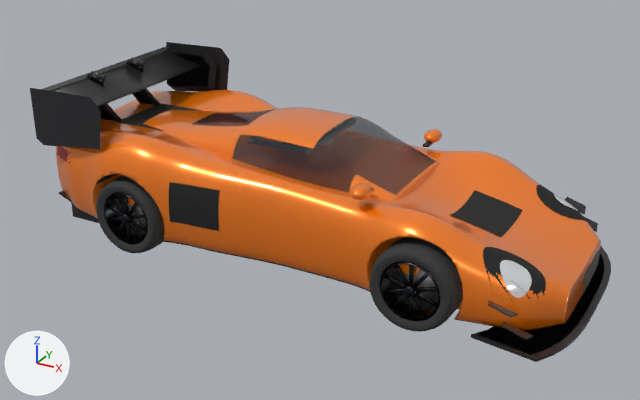
An edit to the Blender file modules/graphics/cars_blend/mclaren_720s_gt3.blend, drawn before and after from the same camera.
Both versions are drawn from a 50 mm lens placed at (3.73, -6.31, 3.59), pointed at (0.32, -0.11, 0.49). Every picture has the same lights, and +X, +Y and +Z are marked at lower left. The older version comes first.

In view in the first picture: 'body', 'bumper_front', 'bumper_rear', 'cabin', 'canards', 'splitter', 'splitter_up', 'wheel_fr_spin', 'wheel_rr_spin', 'wing_rear', 'wing_rear_up2', 'wing_rear_up3' and 5 more.
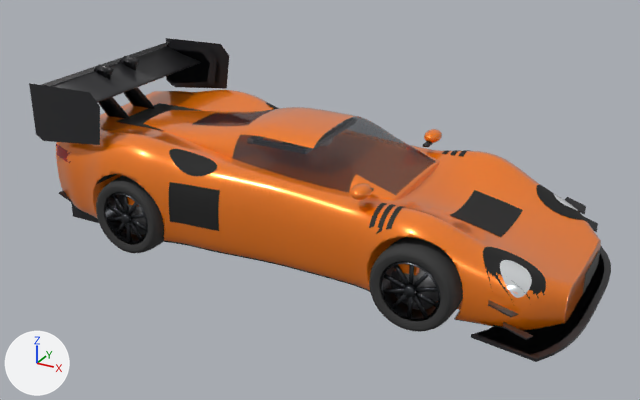
Where the change shows, as pixel boxes (x1, y1, x2, y2) in the pictures (640 x 400 px; the box of a moved part takes in the faces that stretch with it):
'wing_rear_up3', reshaped
    before: (30, 42, 229, 149)
    after: (29, 38, 229, 145)
'wing_rear_up2', reshaped
    before: (92, 48, 217, 121)
    after: (97, 44, 217, 118)
'wing_rear', reshaped (mostly hidden)
    before: (99, 53, 209, 120)
    after: (98, 49, 210, 118)
part 1 of me_body_004, added (black)
    after: (169, 149, 217, 176)
part 2 of me_body_004, added
    after: (386, 206, 404, 229)
part 3 of me_body_004, added
    after: (376, 204, 396, 234)
part 4 of me_body_004, added
    after: (369, 203, 387, 228)
part 5 of me_wing_rear, moved or reshaped
    before: (167, 53, 209, 87)
    after: (167, 49, 210, 83)
part 6 of me_wing_rear, moved or reshaped
    before: (99, 107, 113, 120)
    after: (98, 77, 121, 118)
part 7 of me_wing_rear, moved or reshaped (mostly hidden)
    before: (133, 71, 152, 104)
    after: (124, 69, 147, 108)
part 8 of me_wing_rear_up2, moved or reshaped
    before: (167, 48, 215, 89)
    after: (166, 44, 211, 86)
part 9 of me_wing_rear_up2, moved or reshaped
    before: (92, 78, 118, 121)
    after: (97, 70, 125, 118)
part 10 of me_wing_rear_up2, moved or reshaped
    before: (129, 63, 156, 105)
    after: (123, 61, 150, 108)
part 11 of me_wing_rear_up3, added
    after: (41, 42, 169, 86)
part 12 of me_wing_rear_up3, moved or reshaped
    before: (30, 88, 101, 149)
    after: (29, 83, 100, 145)
part 13 of me_wing_rear_up3, moved or reshaped
    before: (166, 42, 229, 92)
    after: (166, 38, 229, 89)
part 14 of me_wing_rear_up3, moved or reshaped
    before: (87, 71, 123, 122)
    after: (94, 64, 131, 119)
part 15 of me_wing_rear_up3, moved or reshaped
    before: (127, 57, 161, 105)
    after: (120, 56, 155, 109)
part 16 of me_wing_rear_up3, moved or reshaped
    before: (42, 46, 201, 107)
    after: (51, 46, 201, 103)

Edits to the bpy script that builds the scene:
```text
Change me_body_004:
    remove me_body_004.from_pydata(...)  # 11247 vertices, 10724 faces; spans x -1.7..2.04, y -1.0..1.0, z 0.08..1.04
    add me_body_004.from_pydata(...)  # 12577 vertices, 11840 faces; spans x -1.7..2.04, y -1.0..1.0, z 0.08..1.04
    me_body_004 part 1: a new loose piece of 171 vertices spanning x -0.76..-0.3, y -0.86..-0.67, z 0.82..0.97, in mat_intake (black #161616)
    me_body_004 part 2: a new loose piece of 171 vertices spanning x 1.29..1.34, y -0.88..-0.61, z 0.75..0.86, in mat_vent (black #191919)
    me_body_004 part 3: a new loose piece of 171 vertices spanning x 1.22..1.26, y -0.88..-0.61, z 0.69..0.85, in mat_vent (black #191919)
    me_body_004 part 4: a new loose piece of 152 vertices spanning x 1.14..1.18, y -0.84..-0.61, z 0.71..0.84, in mat_vent (black #191919)
    other edits to the shape of me_body_004 do not show in these pictures
Change me_wing_rear:
    remove me_wing_rear.from_pydata(...)  # 104 vertices, 53 faces; spans x -2.11..-1.53, y -0.92..0.92, z 0.9..1.29
    add me_wing_rear.from_pydata(...)  # 104 vertices, 53 faces; spans x -2.11..-1.53, y -0.92..0.92, z 0.89..1.33
    me_wing_rear part 5: the loose piece of 6 vertices spanning x -2.11..-1.53, y 0.92, z 0.9..1.29 is moved by (0.0, 0.0, 0.04)
    me_wing_rear part 6: the loose piece of 16 vertices spanning x -2.11..-1.75, y -0.29..-0.28, z 0.9..1.27 is scaled about its middle by (1, 1, 1.12), then moved by (0.0, 0.1, 0.02)
    me_wing_rear part 7: the loose piece of 16 vertices spanning x -2.11..-1.75, y 0.28..0.29, z 0.9..1.27 is scaled about its middle by (1, 1, 1.12), then moved by (0.0, -0.1, 0.02)
    other edits to the shape of me_wing_rear do not show in these pictures
Change me_wing_rear_up2:
    remove me_wing_rear_up2.from_pydata(...)  # 104 vertices, 53 faces; spans x -2.11..-1.45, y -0.92..0.92, z 0.88..1.34
    add me_wing_rear_up2.from_pydata(...)  # 104 vertices, 53 faces; spans x -2.11..-1.45, y -0.92..0.92, z 0.9..1.38
    me_wing_rear_up2 part 8: the loose piece of 6 vertices spanning x -2.11..-1.45, y 0.92, z 0.88..1.34 is moved by (0.0, 0.0, 0.04)
    me_wing_rear_up2 part 9: the loose piece of 16 vertices spanning x -2.11..-1.7, y -0.29..-0.28, z 0.9..1.32 is scaled about its middle by (1, 1, 1.11), then moved by (0.0, 0.1, 0.02)
    me_wing_rear_up2 part 10: the loose piece of 16 vertices spanning x -2.11..-1.7, y 0.28..0.29, z 0.9..1.32 is scaled about its middle by (1, 1, 1.11), then moved by (0.0, -0.1, 0.02)
    other edits to the shape of me_wing_rear_up2 do not show in these pictures
Change me_wing_rear_up3:
    remove me_wing_rear_up3.from_pydata(...)  # 104 vertices, 53 faces; spans x -2.11..-1.32, y -0.96..0.96, z 0.85..1.39
    add me_wing_rear_up3.from_pydata(...)  # 104 vertices, 53 faces; spans x -2.11..-1.32, y -0.96..0.96, z 0.89..1.43
    me_wing_rear_up3 part 11: the loose piece of 4 vertices spanning x -2.07, y -0.95..0.95, z 1.3..1.34 is copied, and the copy is moved by (0.0, 0.0, 0.04); it spans x -2.07, y -0.95..0.95, z 1.34..1.38
    me_wing_rear_up3 part 12: the loose piece of 6 vertices spanning x -2.11..-1.32, y -0.96, z 0.85..1.39 is moved by (0.0, 0.0, 0.04)
    me_wing_rear_up3 part 13: the loose piece of 6 vertices spanning x -2.11..-1.32, y 0.96, z 0.85..1.39 is moved by (0.0, 0.0, 0.04)
    me_wing_rear_up3 part 14: the loose piece of 16 vertices spanning x -2.11..-1.65, y -0.29..-0.28, z 0.9..1.37 is scaled about its middle by (1, 1, 1.1), then moved by (0.0, 0.1, 0.02)
    me_wing_rear_up3 part 15: the loose piece of 16 vertices spanning x -2.11..-1.65, y 0.28..0.29, z 0.9..1.37 is scaled about its middle by (1, 1, 1.1), then moved by (0.0, -0.1, 0.02)
    me_wing_rear_up3 part 16: 58 vertices removed from x -2.07..-1.65, y -0.95..0.95, z 1.16..1.3; 54 vertices added at x -2.07..-1.65, y -0.95..0.95, z 1.2..1.34
```
